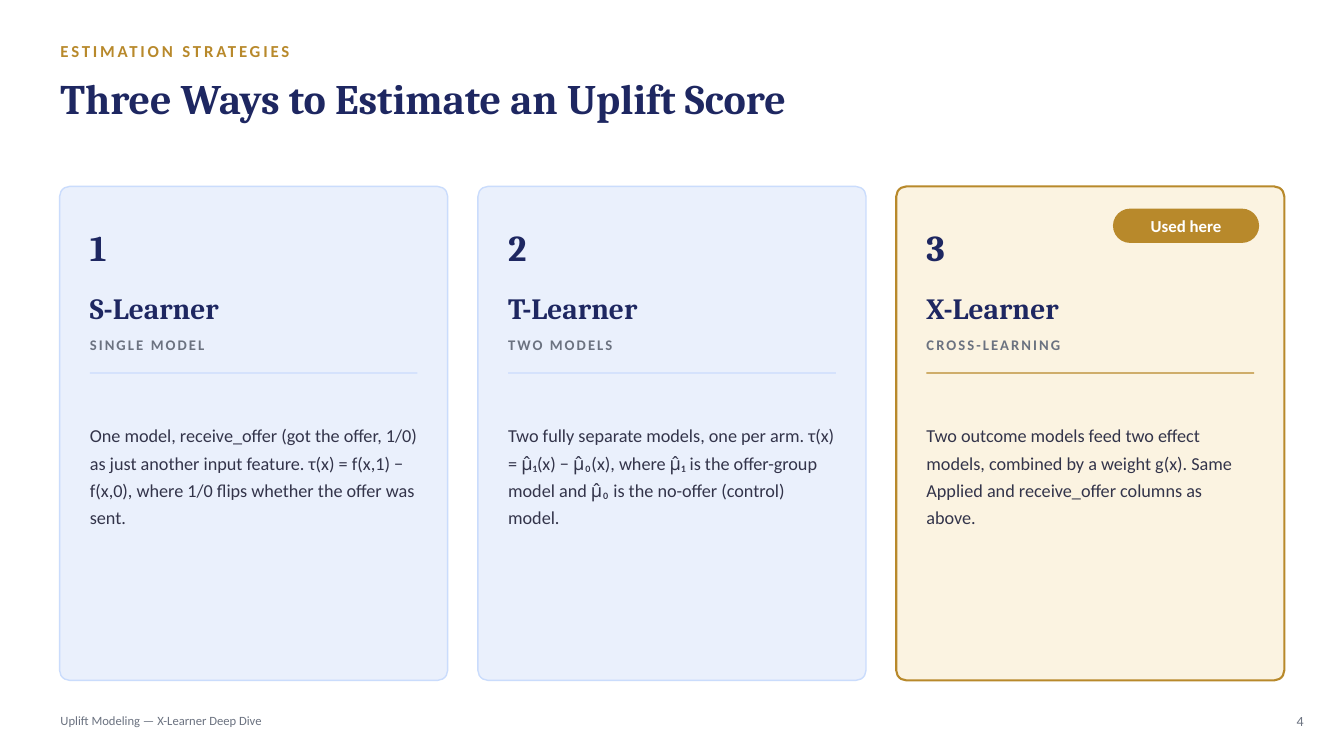
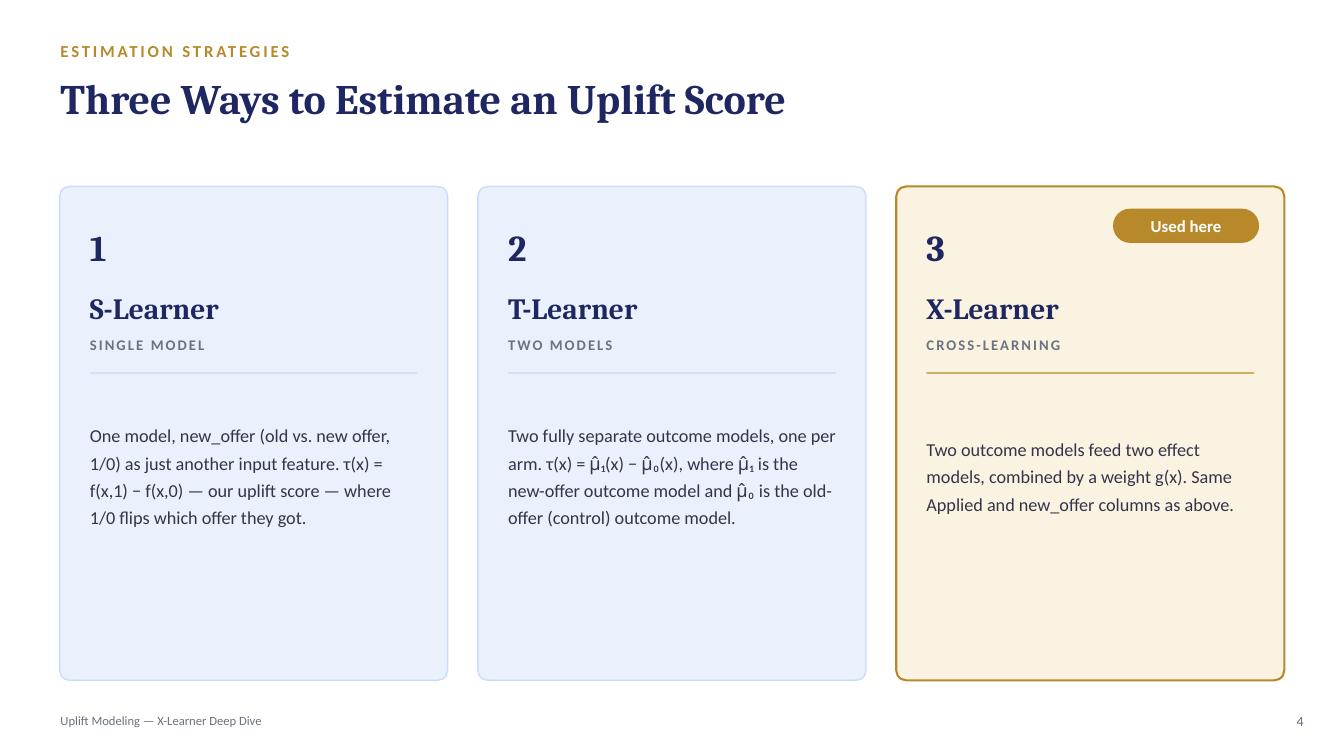
Before and after one commit to crystal1361/uplift-model, a slide deck: slide 4 of uplift_model_deck.pptx. Drawn at 1344x756 pixels with LibreOffice and Linux fonts; fonts in the diff are those of the drawing. Boxes give left, top, right and bottom in pixels: in the first picture for what was removed or moved away, otherwise in the second. Text is boxed around its words. In the diff, an @@ line names an element or a change of style, - is before the commit and + after.

```diff
--- a/uplift_model_deck.pptx
+++ b/uplift_model_deck.pptx
@@ text at [90,429,391,527]: text changed @@
-One model, receive_offer (got the offer, 1/0) as just another input feature. τ(x) = f(x,1) − f(x,0), where 1/0 flips whether the offer was sent.
+One model, new_offer (old vs. new offer, 1/0) as just another input feature. τ(x) = f(x,1) − f(x,0) — our uplift score — where 1/0 flips which offer they got.
@@ text at [508,429,836,527]: text changed @@
-Two fully separate models, one per arm. τ(x) = μ̂₁(x) − μ̂₀(x), where μ̂₁ is the offer-group model and μ̂₀ is the no-offer (control) model.
+Two fully separate outcome models, one per arm. τ(x) = μ̂₁(x) − μ̂₀(x), where μ̂₁ is the new-offer outcome model and μ̂₀ is the old-offer (control) outcome model.
@@ text at [926,443,1234,514]: text changed @@
-Two outcome models feed two effect models, combined by a weight g(x). Same Applied and receive_offer columns as above.
+Two outcome models feed two effect models, combined by a weight g(x). Same Applied and new_offer columns as above.
```
Also in this commit, not shown: 8 other slides changed, 1 other file.
